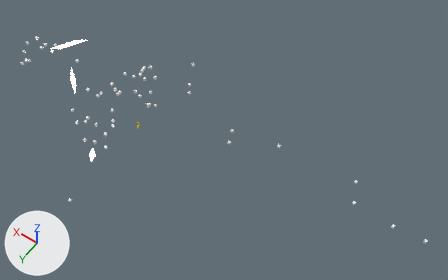
Before and after pictures for a commit that changed the Blender file 04_Shots/Shot#14.blend.
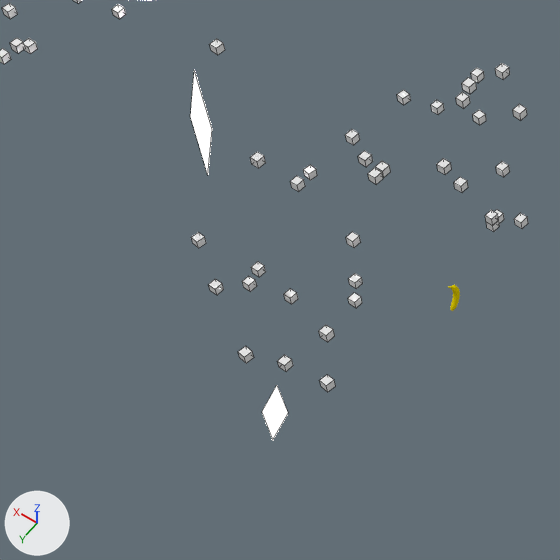
The first picture shows the older version from a camera (50 mm lens) standing at (-78.7, 47.7, 74.2) and looking at (-44.6, -0.1, -0.9). The close-ups show both versions on the part from 5% to 37% of the width and 17% to 69% of the height of that picture; other places that the commit changed are outside them. The lights are fixed; the arrows at lower left show +X, +Y and +Z. The close-ups show mesh edges as thin lines.
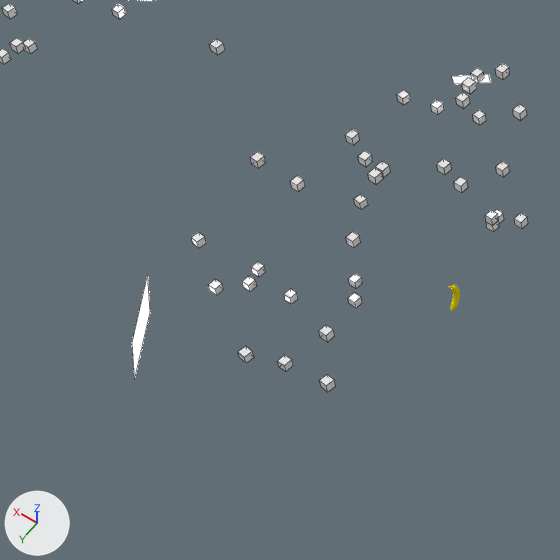
Boxes [x1, y1, x2, y2] around the edits, measured in the close-ups (560 x 560 px):
```json
{"object": "Plane.001", "change": "moved, turned", "before": [191, 70, 212, 174], "after": [132, 276, 150, 376]}
{"object": "Plane.002", "change": "moved, turned", "before": [262, 386, 288, 440], "after": [452, 75, 491, 84]}
{"object": "Cube.210", "change": "moved", "before": [303, 165, 317, 180], "after": [354, 194, 368, 209]}
```

The change, as JSON lines over the scene's bpy script:
```json
{"op": "set", "path": "ob_plane_002.location", "old": "(-26.75, 11.4, -6.11)", "new": "(-23.08, -5.96, -3.13)"}
{"op": "set", "path": "ob_plane_002.rotation_euler", "old": "(3.093, -0.989, -2.065)", "new": "(3.093, -0.989, -3.961)", "note": "degrees (177, -57, -118) -> degrees (177, -57, -227)"}
{"op": "set", "path": "ob_plane_001.location", "old": "(-16.18, 3.66, -1.91)", "new": "(-19.76, 11.81, -5.13)"}
{"op": "set", "path": "ob_plane_001.rotation_euler", "old": "(1.781, -0.156, 5.687)", "new": "(1.781, -0.156, 5.263)", "note": "degrees (102, -8.9, 326) -> degrees (102, -8.9, 302)"}
{"op": "set", "path": "ob_cube_210.location", "old": "(-19.85, 1.41, -4.74)", "new": "(-22.82, 1.41, -4.74)"}
```
